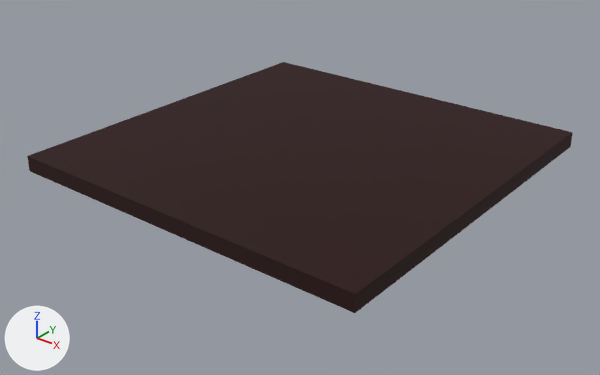
What one commit did to the COLLADA model meshes/building-tiles/floor_rug.dae.
Camera for both pictures: a camera (50 mm lens) standing at (0.01221, -0.01563, 0.00877) and looking at (0.00008, -0.00046, -0.00064). The axes (+X, +Y, +Z) are drawn at lower left. The lights are the same throughout.

Names of what the first picture shows: 'floorTile1_MSH'.
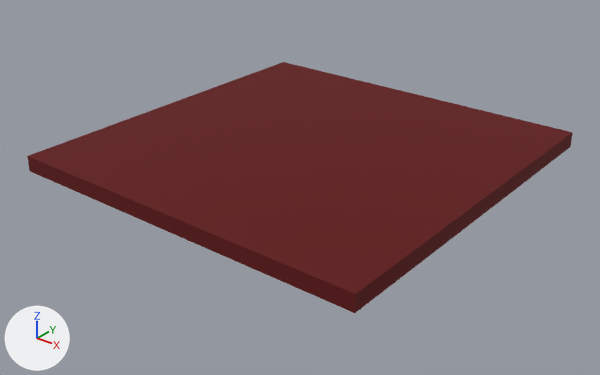
The change, as a diff of the scene's bpy script:
```diff
--- a/meshes/building-tiles/floor_rug.dae.py
+++ b/meshes/building-tiles/floor_rug.dae.py
@@ me_floortile1_mshmesh @@
 me_floortile1_mshmesh.from_pydata(...)  # 32 vertices, 60 faces; spans x -0.005..0.005, y -0.005..0.005, z 0.0..0.00042
 # used by ob_floortile1_msh; location = (0.0, 0.0, 0.0)
+# me_floortile1_mshmesh part 1: 60 faces centred in x -0.005..0.005, y -0.005..0.005, z 0.0..0.00042 are repainted in the vertex colours; the middle colour goes from black #260001 to dark red #5f0002
 me_floortile1_mshmesh.materials.append(mat_lambert1)
```

Pixel boxes (x1, y1, x2, y2) of what changed, in the pictures (600 x 375 px):
part 1 of me_floortile1_mshmesh, recoloured (black to red): (27, 62, 573, 313) in both
